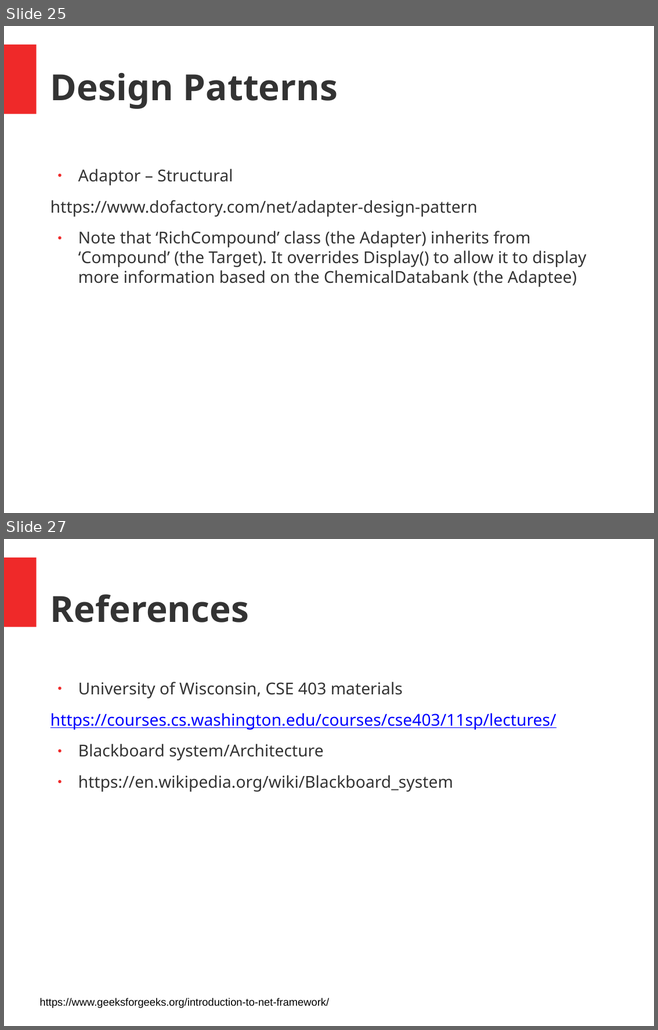
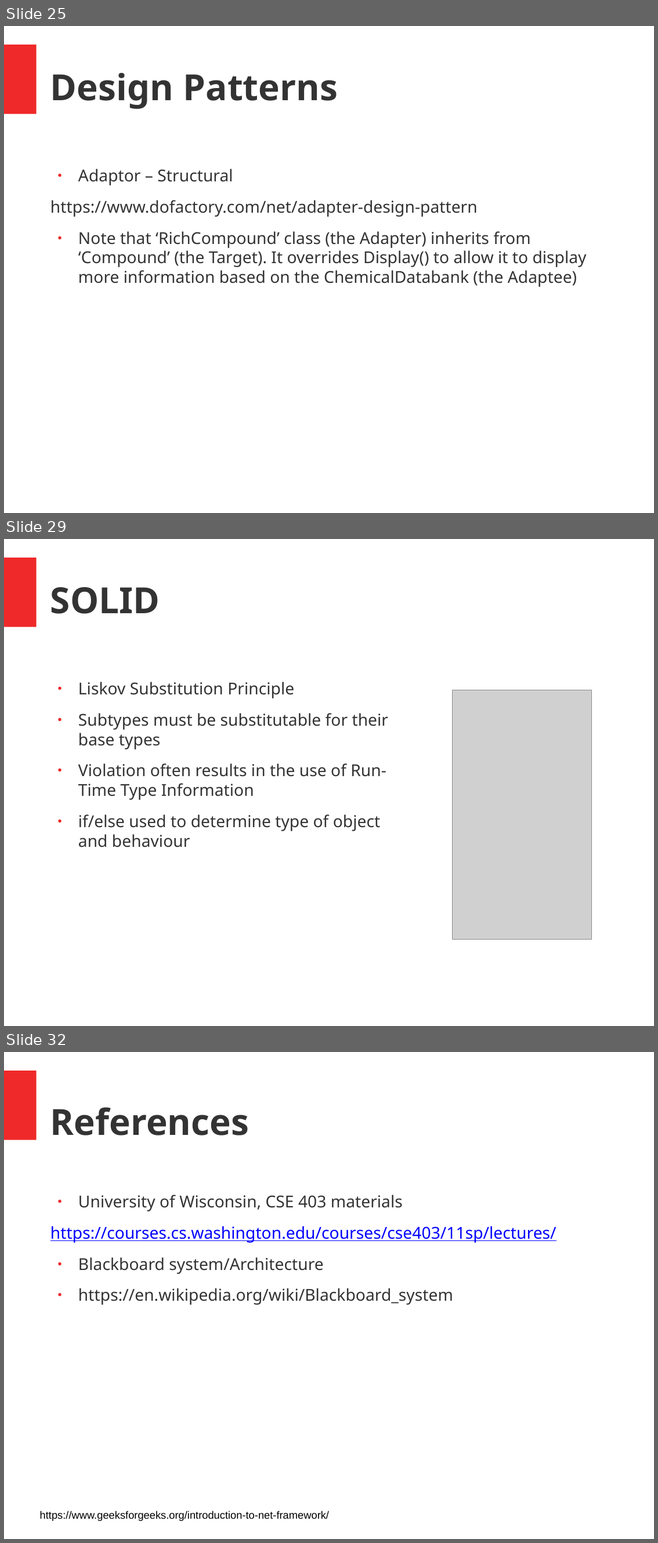
Before and after one commit to juschan/CSharp_ASPNET_Coaching, a slide deck: SE_Intro.pptx. Shown one above the other, each under a label of ours: slides 25 and 27 before the commit, slides 25, 29 and 32 after it; the slides between them are not shown. The pictures are 658x1030 and 658x1543 pixels, drawn with LibreOffice and Linux fonts; fonts in the diff are those of the drawing; grey boxes stand for pictures. Boxes give left, top, right and bottom in pixels: in the first picture for what was removed or moved away, otherwise in the second. Text is boxed around its words. In the diff, an @@ line names an element or a change of style, - is before the commit and + after.

Commit message:
Added details for SOLID

```diff
--- a/SE_Intro.pptx
+++ b/SE_Intro.pptx
@@ slide 29 added at <box>4,539,654,1026</box>, background #FFFFFF; not listed: 1 template element that a slide beside it also shows @@
@@ text added at <box>50,587,160,614</box>, 44 pt, text #333333, bold @@
+SOLID
@@ text added at <box>78,682,389,848</box>, 20 pt, text #333333 @@
+● Liskov Substitution Principle
+● Subtypes must be substitutable for their base types
+● Violation often results in the use of Run-Time Type Information
+● if/else used to determine type of object and behaviour
@@ picture added at <box>452,690,591,940</box> @@
@@ what was slide 27 is now slide 32 @@
```
Also in this commit, not shown: 1 slide changed, 4 other slides added.
